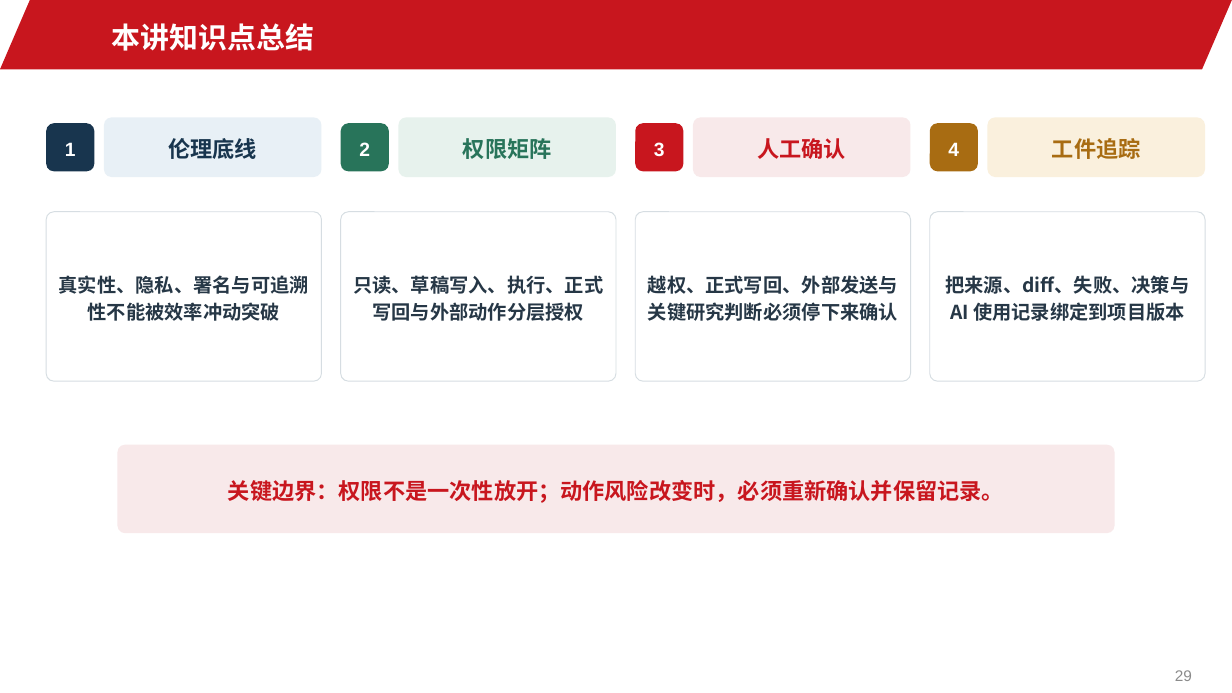
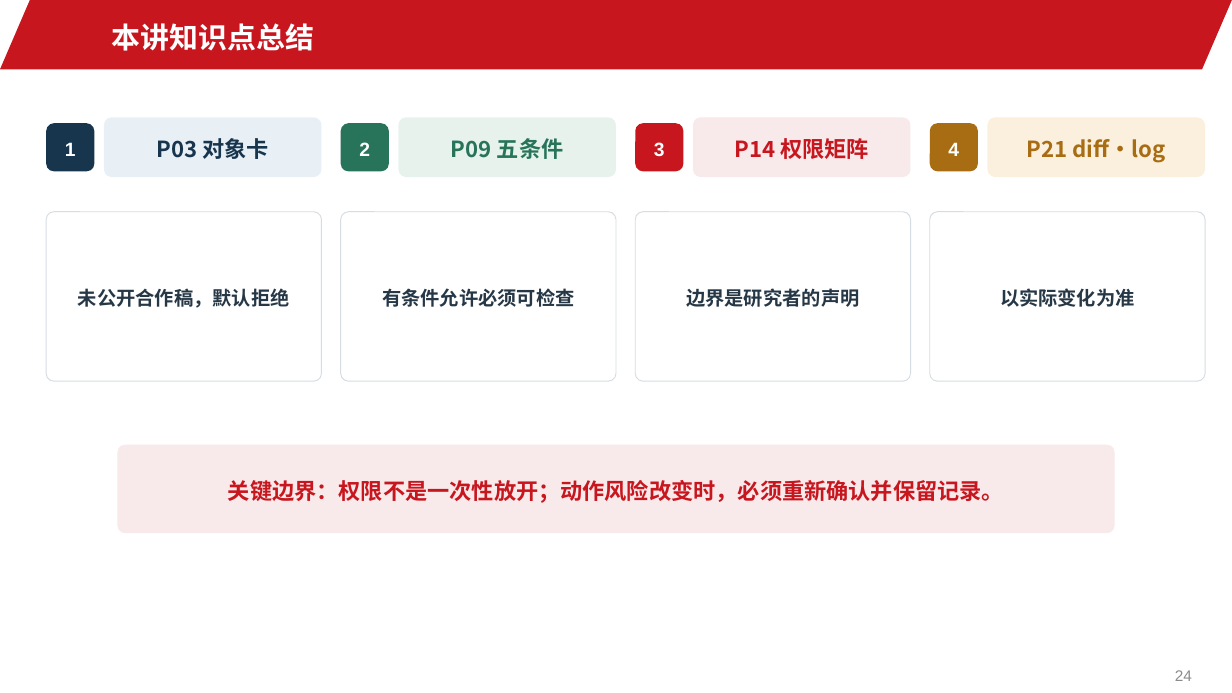
Before and after one commit to jinyh/ai4research, a slide deck: slide 24 of lessons/lesson-02/slides.pptx (slide 29 before the commit). Drawn at 1232x693 pixels with LibreOffice and Linux fonts; fonts in the diff are those of the drawing; background and template pictures are left out. Boxes give left, top, right and bottom in pixels: in the first picture for what was removed or moved away, otherwise in the second. Text is boxed around its words. In the diff, an @@ line names an element or a change of style, - is before the commit and + after.

```diff
--- a/lessons/lesson-02/slides.pptx
+++ b/lessons/lesson-02/slides.pptx
@@ text in rounded rectangle at bbox=[156, 138, 269, 159]: text changed @@
-伦理底线
+P03 对象卡
@@ text in rounded rectangle at bbox=[451, 138, 564, 159]: text changed @@
-权限矩阵
+P09 五条件
@@ text in rounded rectangle at bbox=[734, 138, 869, 159]: text changed @@
-人工确认
+P14 权限矩阵
@@ text in rounded rectangle at bbox=[1027, 139, 1166, 163]: text changed @@
-工件追踪
+P21 diff·log
@@ text in rounded rectangle at bbox=[78, 288, 290, 308]: text changed @@
-真实性、隐私、署名与可追溯性不能被效率冲动突破
+未公开合作稿，默认拒绝
@@ text in rounded rectangle at bbox=[382, 288, 574, 307]: text changed @@
-只读、草稿写入、执行、正式写回与外部动作分层授权
+有条件允许必须可检查
@@ text in rounded rectangle at bbox=[686, 288, 859, 307]: text changed @@
-越权、正式写回、外部发送与关键研究判断必须停下来确认
+边界是研究者的声明
@@ text in rounded rectangle at bbox=[1000, 288, 1135, 307]: text changed @@
-把来源、diff、失败、决策与 AI 使用记录绑定到项目版本
+以实际变化为准
@@ page number at bbox=[1175, 670, 1192, 681]: text changed @@
-29
+24
```
Also in this commit, not shown: 6 other slides changed, 5 slides removed, 18 other files.
